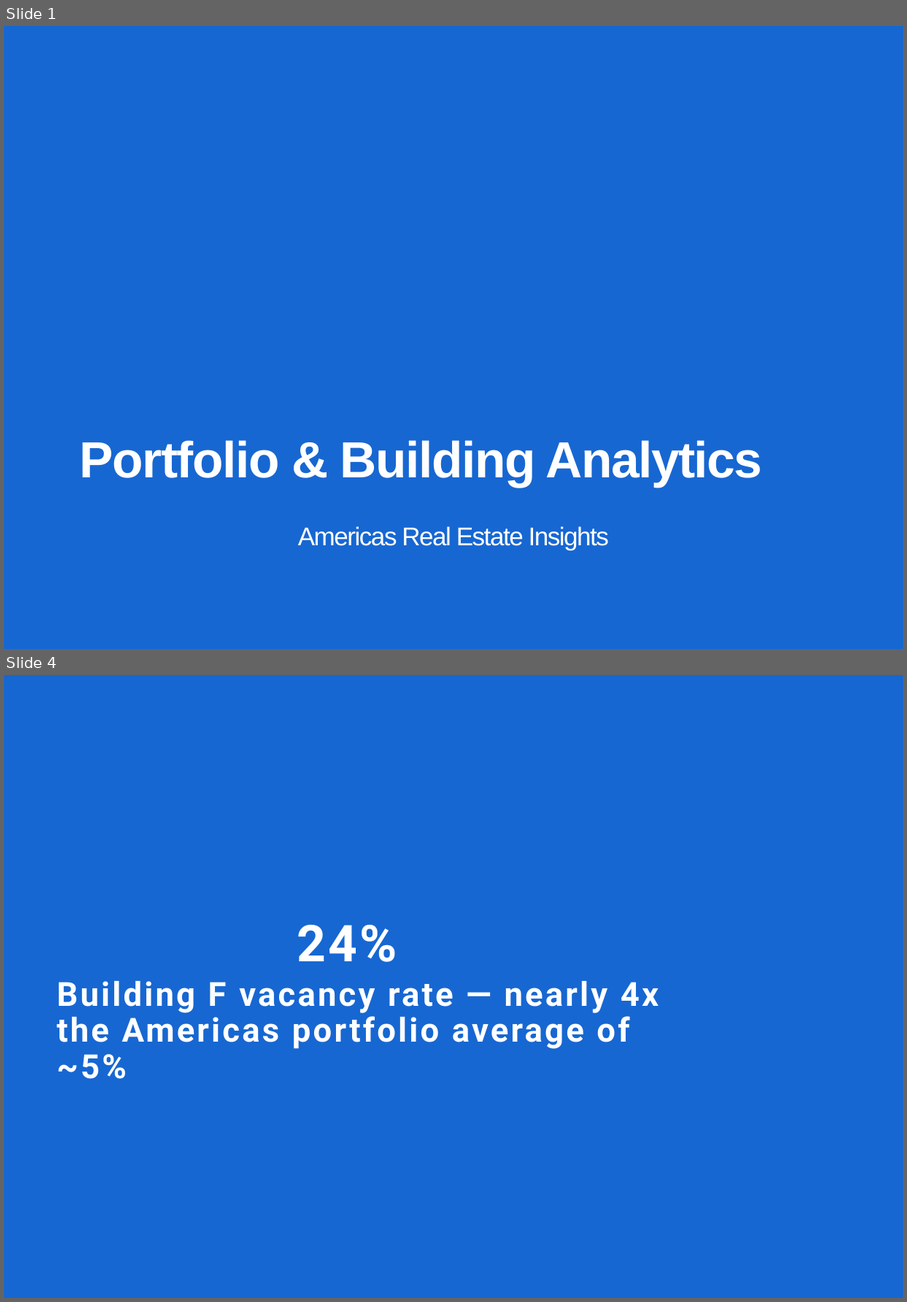
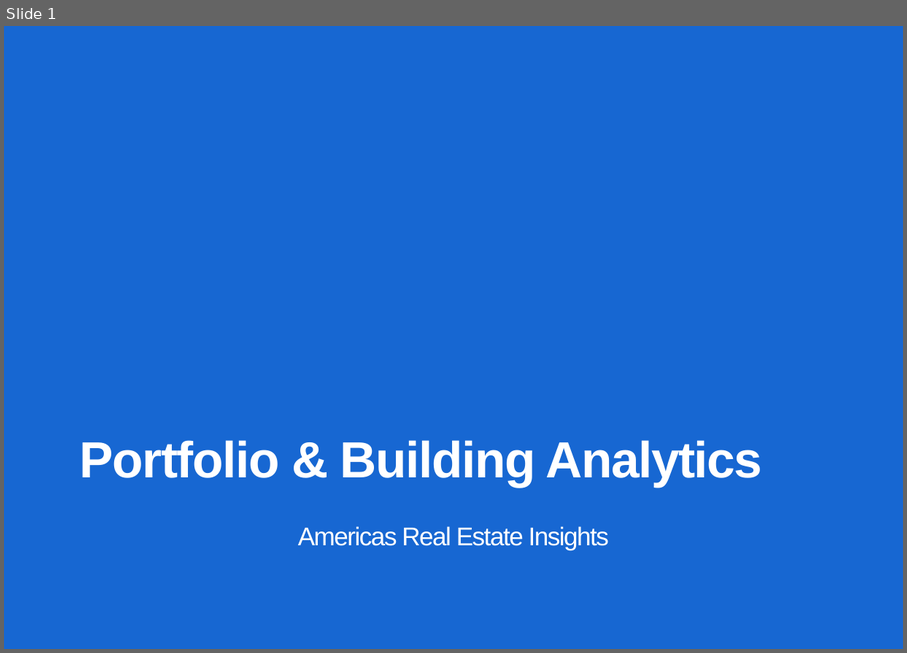
Before and after one commit to parokshs/conversational-ui, a slide deck: src/demo/presentation/assets/CWP_Template.pptx. Shown one above the other, each under a label of ours: slides 1 and 4 before the commit, slide 1 after it; the slides between them are not shown. The pictures are 907x1302 and 907x653 pixels, drawn with LibreOffice and Linux fonts; fonts in the diff are those of the drawing; background and template pictures are left out; a plain dark background stands for a picture behind light text. Boxes give left, top, right and bottom in pixels: in the first picture for what was removed or moved away, otherwise in the second. Text is boxed around its words. In the diff, an @@ line names an element or a change of style, - is before the commit and + after.

```diff
--- a/src/demo/presentation/assets/CWP_Template.pptx
+++ b/src/demo/presentation/assets/CWP_Template.pptx
@@ slide 4 removed at (4,675,903,1298), background #D43900; not listed: 1 template element that a slide beside it also shows @@
@@ text removed at (297,925,397,962) @@
-24%
@@ title removed at (57,981,659,1079) @@
-Building F vacancy rate — nearly 4x
-the Americas portfolio average of ~5%
```
Also in this commit, not shown: 4 slides changed, 1 slide added, 6 other slides removed, 29 other files.
